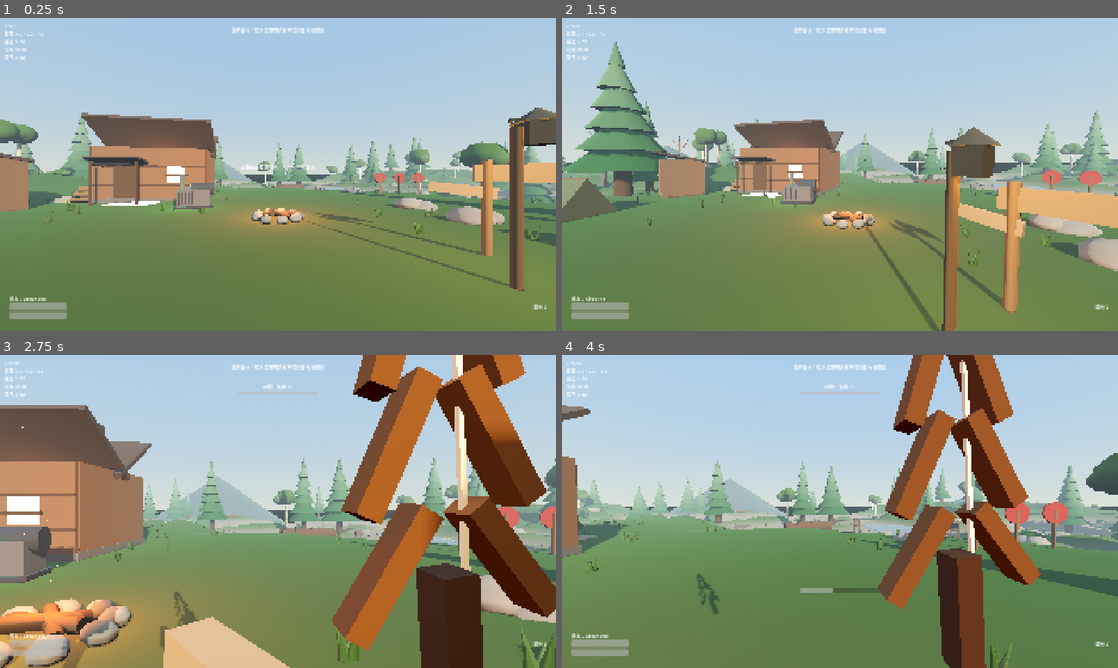
Above: before the commit, frames 1-4 (two rows, left to right).
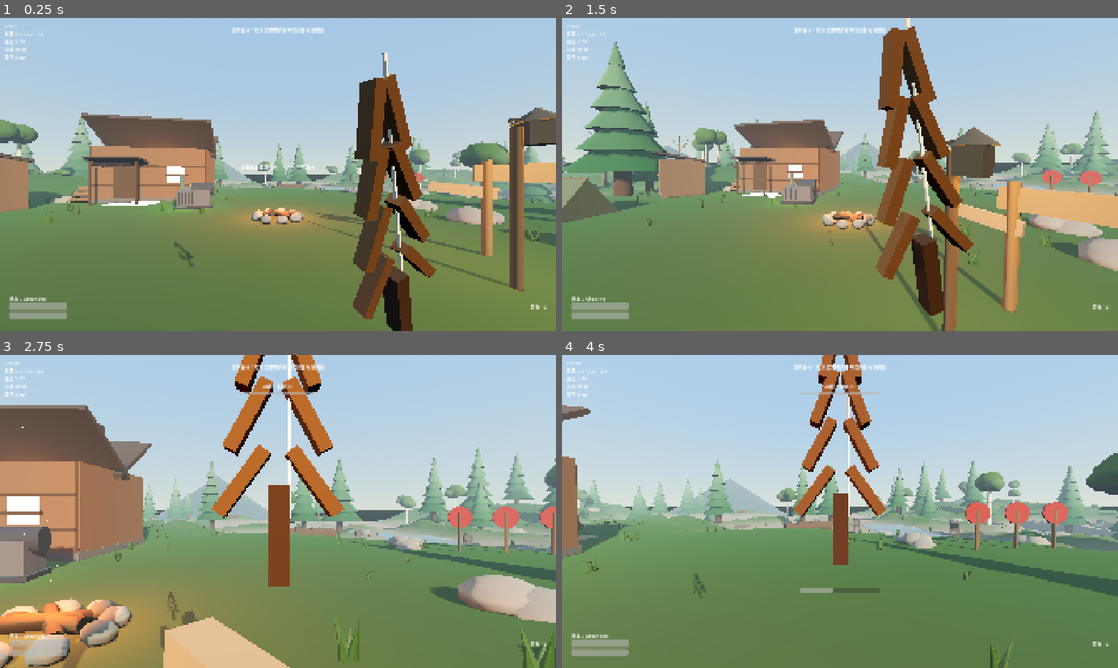
Above: after the commit, the same moments.

Repository: fengjutian/Forest-Adventure
Game: Godot game, scene res://scenes/main/main.tscn
Same seed, same stepped clock (60 frames per second), same inputs: the game is played once before the commit and once after it.
Inputs (mouse positions are in pixels of both pictures, inside the frame that each line leads up to):
- Up to frame 1 (0.25 s): no input
- Up to frame 2 (1.5 s): move the mouse to (962, 158) at 0.52 s; hold D (move_right) 0.53-1.28 s; hold Right mouse button (aim) 0.53-1.28 s; click (962, 158) at 0.67 s; tap Space (jump) at 0.77 s; move the mouse to (812, 174) at 1.27 s; hold W (move_forward) from 1.28 s (still down); right-click (812, 174) at 1.35 s
- Up to frame 3 (2.75 s): keep holding W (move_forward); tap Space (jump) at 1.52 s; move the mouse to (289, 505) at 2.02 s; hold Right mouse button (aim) from 2.03 s (still down); tap C (compass) at 2.1 s
- Up to frame 4 (4 s): keep holding W (move_forward); move the mouse to (834, 517) at 2.77 s; release Right mouse button (aim) at 2.78 s; tap Ctrl (crouch) at 2.85 s; tap Space (jump) at 3.02, 3.77 s; right-click (834, 517) at 3.05 s; move the mouse to (878, 514) at 3.52 s; press the mouse at (878, 514) at 3.53 s; right-click (878, 514) at 3.8 s

The runs differ from the first frame. In frame 1, 7.3% of the frame differs, in the area x 31-98%, y 11-100%; in frame 2, 7.3%; in frame 3, 28%, in the area x 30-100%, y 0-100%; in frame 4, 18%.

Commit message:
feat: Update bow mechanics and add wolf mesh diagnostics

Diff:
--- a/game/scripts/gameplay/bow.gd
+++ b/game/scripts/gameplay/bow.gd
@@ -25,8 +25,14 @@
 @export var aim_fov: float = 55.0
 ## 瞄准时的鼠标灵敏度倍率。
 @export var aim_sensitivity_scale: float = 0.45
-## 弓与镜头之间的手持偏移。
-@export var view_offset: Vector3 = Vector3(0.24, -0.2, -0.42)
+## 垂下持弓时相对镜头的偏移与朝向。
+@export var view_offset: Vector3 = Vector3(0.28, -0.3, -0.48)
+@export var view_rotation_degrees: Vector3 = Vector3(10.0, 22.0, 18.0)
+## 举弓瞄准时相对镜头的偏移与朝向。弓弦落在屏幕中心。
+@export var aim_view_offset: Vector3 = Vector3(0.0, -0.04, -0.52)
+@export var aim_view_rotation_degrees: Vector3 = Vector3(0.0, 2.0, 0.0)
+## 第一人称模型整体缩放。
+@export var view_scale: float = 0.7
 
 var _player: Player = null
 var _inventory: Inventory = null
@@ -50,6 +56,13 @@
 	_base_fov = _camera.fov
 
 	_build_view_model()
+
+	# 箭矢数量会因为初始装备、拾取掉落物、其它消耗而变化，
+	# 背包一有变动就重新广播，否则 HUD 会一直显示 0。
+	if _inventory != null:
+		_inventory.item_added.connect(_on_inventory_changed)
+		_inventory.item_removed.connect(_on_inventory_changed)
+
 	EventBus.ammo_changed.emit(ammo_item_id, _ammo_count())
 
 
@@ -60,9 +73,17 @@
 	_view_model.mesh = PropKit.make_bow()
 	_view_model.material_override = PropKit.painted_material()
 	_view_model.position = view_offset
-	_view_model.rotation_degrees = Vector3(4.0, 9.0, 6.0)
+	_view_model.rotation_degrees = view_rotation_degrees
+	_view_model.scale = Vector3.ONE * view_scale
 	_view_model.visible = false
 	_camera.add_child(_view_model)
+
+
+## 背包里箭矢数量变了。
+func _on_inventory_changed(item_id: StringName, _amount: int) -> void:
+	if item_id != ammo_item_id:
+		return
+	EventBus.ammo_changed.emit(ammo_item_id, _ammo_count())
 
 
 func _process(delta: float) -> void:
@@ -79,7 +100,7 @@
 	elif _charging:
 		_release_and_fire()
 
-	_update_view(control_ok and has_bow)
+	_update_view(has_bow, delta)
 
 
 func _charge_up(delta: float) -> void:
@@ -145,10 +166,19 @@
 	EventBus.hit_confirmed.emit(weakpoint)
 
 
-func _update_view(can_use: bool) -> void:
+## 更新第一人称弓的姿态。
+##
+## 手里有弓就一直拿在手上（垂在画面右下），瞄准或蓄力时抬到屏幕中心。
+func _update_view(has_bow: bool, delta: float) -> void:
 	if _view_model != null:
-		# 瞄准或蓄力时才举起弓
-		_view_model.visible = can_use and (_aiming or _charging)
+		_view_model.visible = has_bow
+
+		var raised := _aiming or _charging
+		var target_offset := aim_view_offset if raised else view_offset
+		var target_rotation := aim_view_rotation_degrees if raised else view_rotation_degrees
+		var weight := minf(1.0, 12.0 * delta)
+		_view_model.position = _view_model.position.lerp(target_offset, weight)
+		_view_model.rotation_degrees = _view_model.rotation_degrees.lerp(target_rotation, weight)
 
 	# 瞄准时收窄视野
 	var target_fov := _base_fov
--- /dev/null
+++ b/game/tests/_probe_wolf.gd
@@ -0,0 +1,28 @@
+extends SceneTree
+## 临时诊断：检查林狼网格的顶点色是否真的写进了 ARRAY_COLOR。
+
+func _initialize() -> void:
+	var fur := Color(0.33, 0.3, 0.28)
+	var belly := Color(0.52, 0.49, 0.45)
+	var mesh := PropKit.make_wolf_body(fur, belly)
+	print("SURFACES:", mesh.get_surface_count())
+	var arrays := mesh.surface_get_arrays(0)
+	var colors: PackedColorArray = arrays[Mesh.ARRAY_COLOR]
+	var verts: PackedVector3Array = arrays[Mesh.ARRAY_VERTEX]
+	print("VERT_COUNT:", verts.size())
+	print("COLOR_COUNT:", colors.size())
+	for i in range(mini(4, colors.size())):
+		print("C", i, "=", colors[i], " v=", verts[i])
+	if colors.size() > 0:
+		print("C_LAST=", colors[colors.size() - 1])
+	var mat := PropKit.painted_material()
+	print("MAT_VERTEX_COLOR_AS_ALBEDO:", mat.vertex_color_use_as_albedo)
+	print("MAT_CLASS:", mat.get_class())
+	# 顺带检查弓
+	var bow := PropKit.make_bow()
+	var barrays := bow.surface_get_arrays(0)
+	var bcolors: PackedColorArray = barrays[Mesh.ARRAY_COLOR]
+	print("BOW_COLOR_COUNT:", bcolors.size())
+	if bcolors.size() > 0:
+		print("BOW_C0=", bcolors[0])
+	quit()
